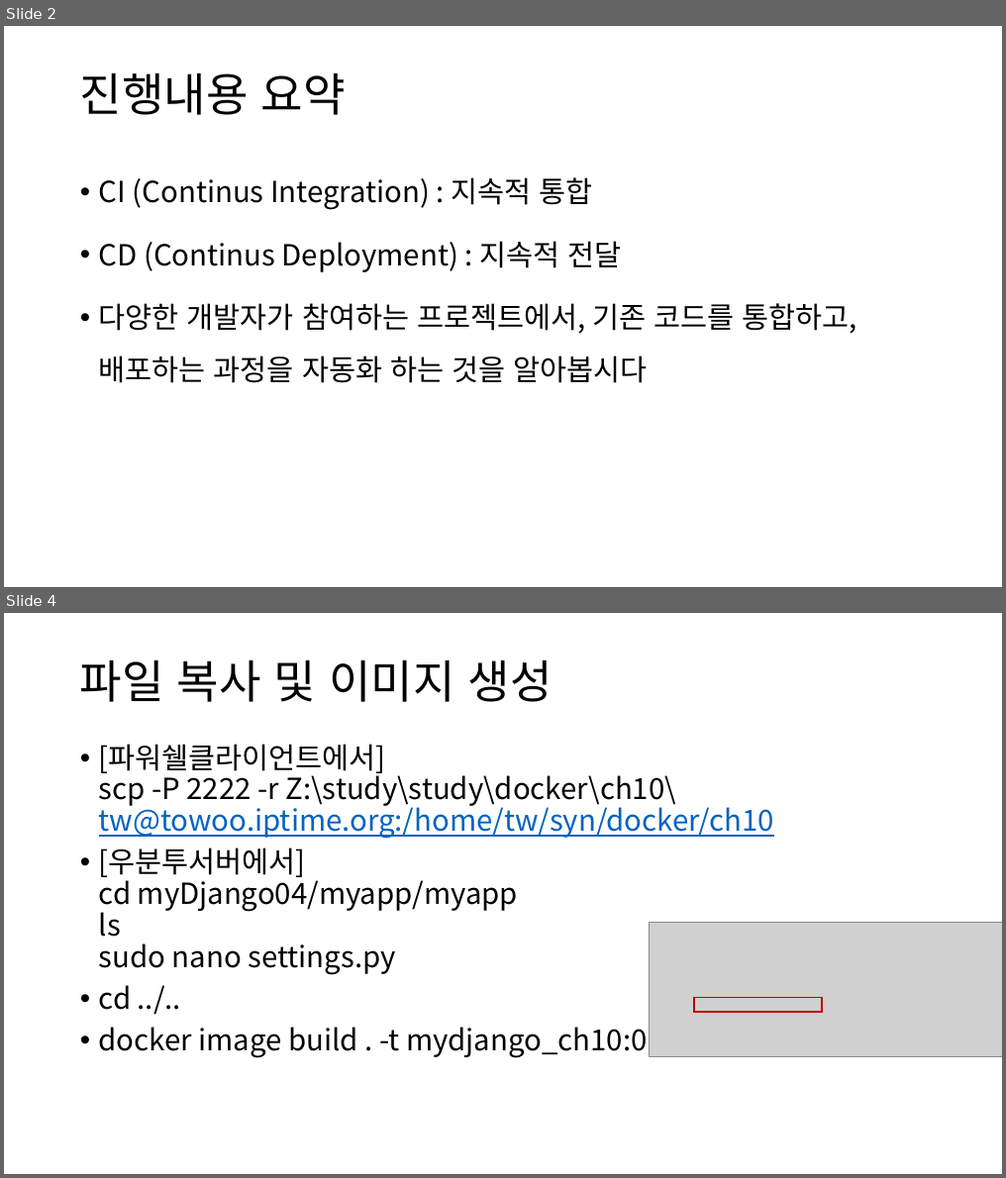
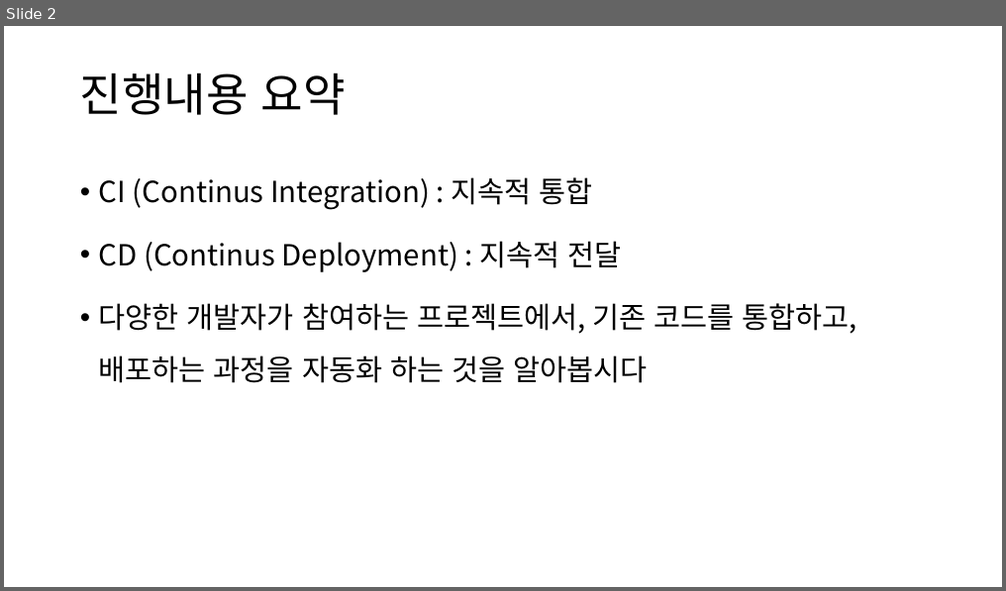
Before and after one commit to truthsj/ds4th_study, a slide deck: source/도커심화_한권으로_배우는_도커_&_쿠버네티스/ch11_깃허브 액션과 ArgoCD를 활용한 CICD.pptx. Shown one above the other, each under a label of ours: slides 2 and 4 before the commit, slide 2 after it; the slides between them are not shown. The pictures are 1006x1178 and 1006x591 pixels, drawn with LibreOffice and Linux fonts; fonts in the diff are those of the drawing; grey boxes stand for pictures. Boxes give left, top, right and bottom in pixels: in the first picture for what was removed or moved away, otherwise in the second. Text is boxed around its words. In the diff, an @@ line names an element or a change of style, - is before the commit and + after.

```diff
--- a/source/도커심화_한권으로_배우는_도커_&_쿠버네티스/ch11_깃허브 액션과 ArgoCD를 활용한 CICD.pptx
+++ b/source/도커심화_한권으로_배우는_도커_&_쿠버네티스/ch11_깃허브 액션과 ArgoCD를 활용한 CICD.pptx
@@ slide 4 removed at box(4, 613, 1002, 1174), background #FFFFFF @@
@@ title removed at box(80, 660, 552, 702) @@
-파일 복사 및 이미지 생성
@@ text removed at box(99, 744, 774, 1059) @@
-• [파워쉘클라이언트에서]
-  scp -P 2222 -r Z:\study\study\docker\ch10\ tw@towoo.iptime.org:/home/tw/syn/docker/ch10
-• [우분투서버에서]
-  cd myDjango04/myapp/myapp
-  ls
-  sudo nano settings.py
-• cd ../..
-• docker image build . -t mydjango_ch10:0.2
@@ picture removed at box(648, 923, 1002, 1057) @@
@@ rectangle removed at box(694, 998, 822, 1012) @@
```
Also in this commit, not shown: 3 slides changed, 6 slides added, 5 other slides removed.
